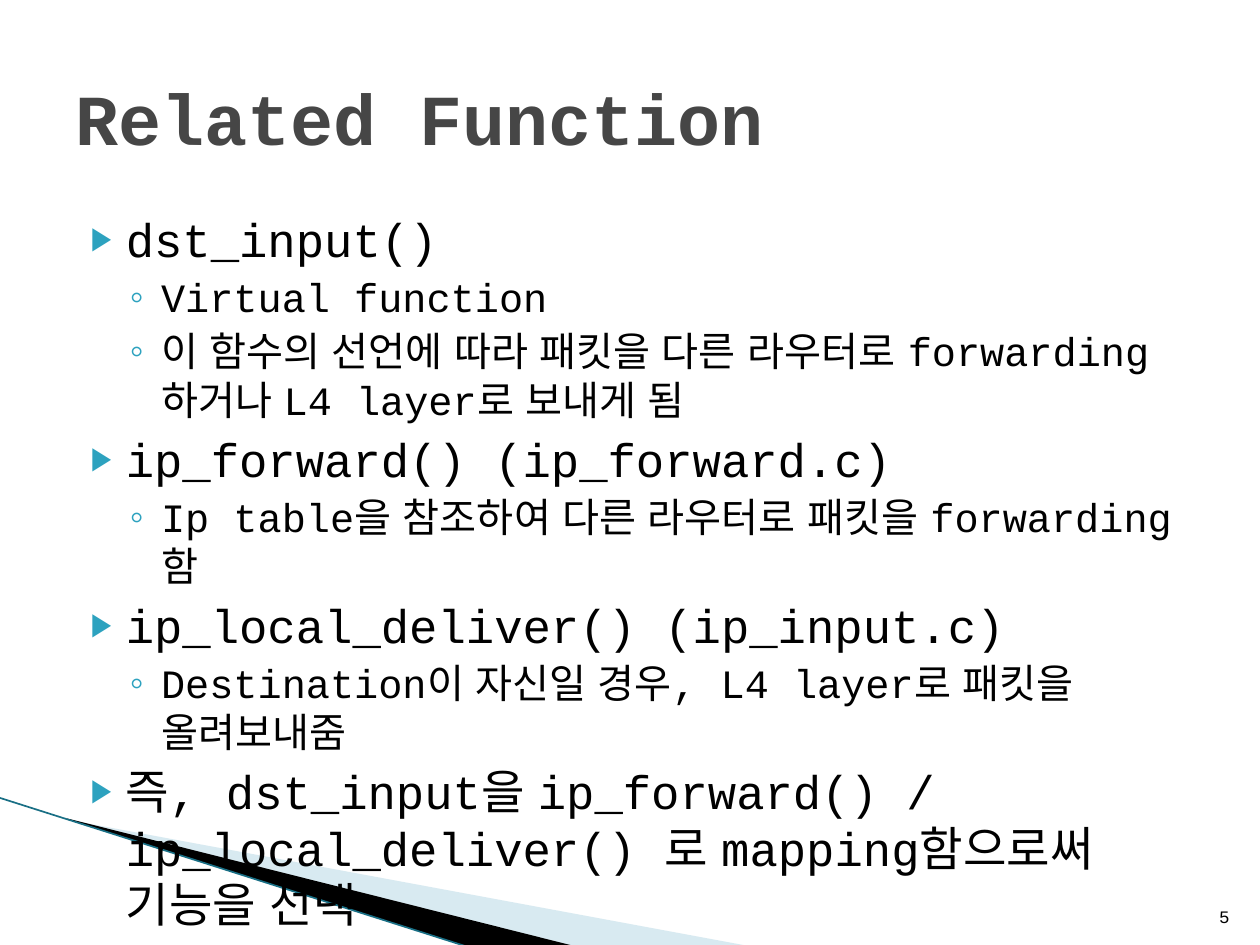
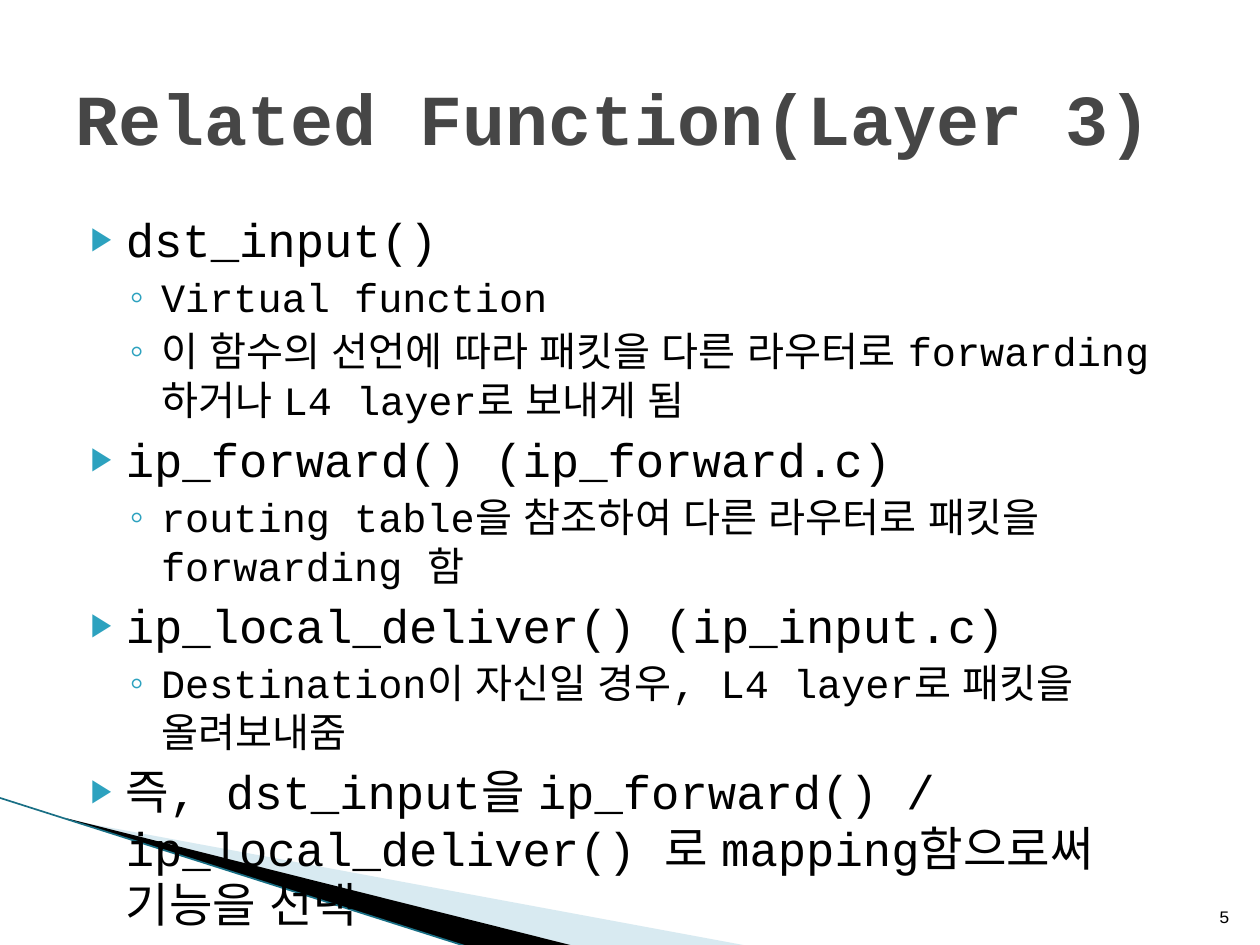
Before and after one commit to holys0210/network_project, a slide deck: slide 5 of Report/15-12-02 Project Progress Report.pptx. Drawn at 1260x945 pixels with LibreOffice and Linux fonts; fonts in the diff are those of the drawing; background and template pictures are left out. Boxes give left, top, right and bottom in pixels: in the first picture for what was removed or moved away, otherwise in the second. Text is boxed around its words. In the diff, an @@ line names an element or a change of style, - is before the commit and + after.

```diff
--- a/Report/15-12-02 Project Progress Report.pptx
+++ b/Report/15-12-02 Project Progress Report.pptx
@@ title at bbox=[75, 94, 1151, 160]: text changed @@
-Related Function
+Related Function(Layer 3)
@@ text at bbox=[161, 498, 1039, 590]: text changed @@
-  ◦ Ip table을 참조하여 다른 라우터로 패킷을 forwarding 함
+  ◦ routing table을 참조하여 다른 라우터로 패킷을 forwarding 함
```
Also in this commit, not shown: 2 other slides changed.
